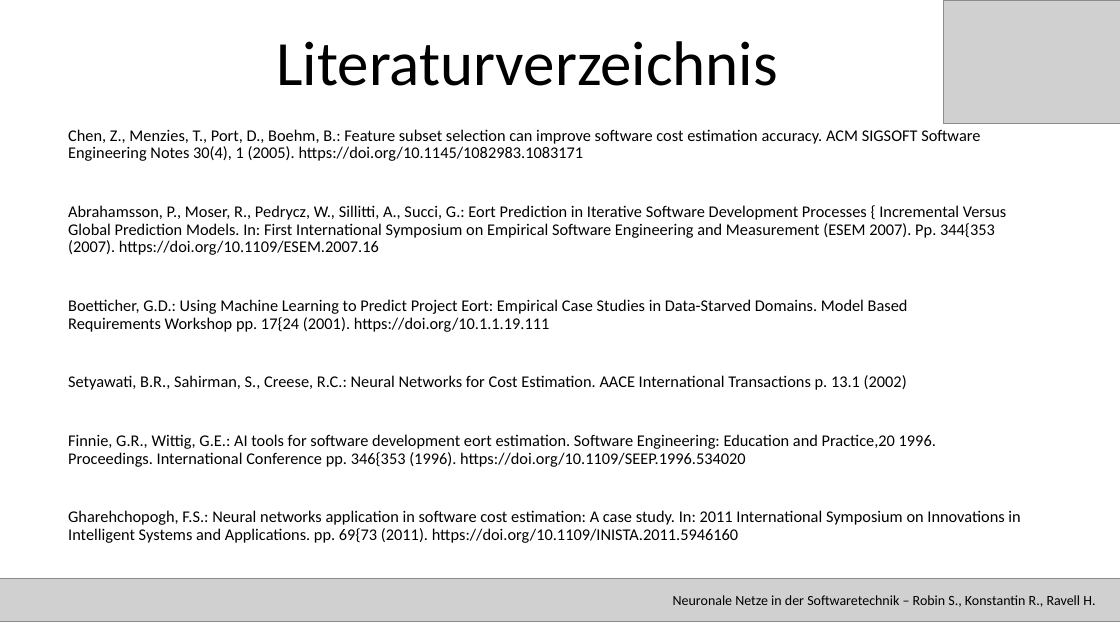
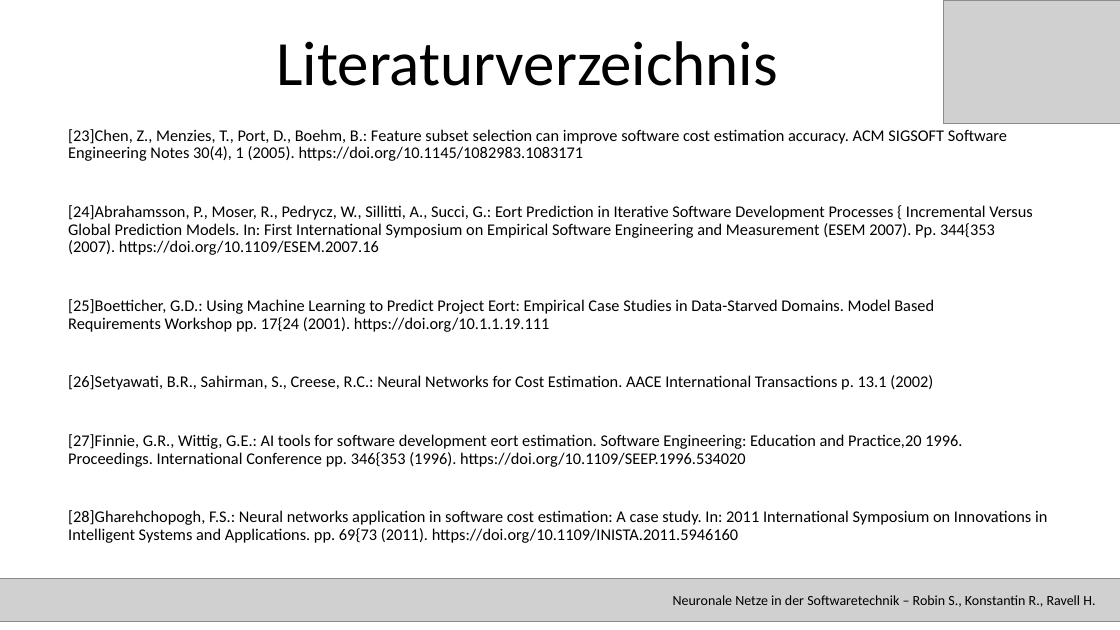
Before and after one commit to RavellHeerdegen/SATElite, a slide deck: slide 40 of SATPräsiMitBezeichnerUndRefs.pptx (slide 39 before the commit). Drawn at 1120x630 pixels with LibreOffice and Linux fonts; fonts in the diff are those of the drawing; grey boxes stand for pictures. Boxes give left, top, right and bottom in pixels: in the first picture for what was removed or moved away, otherwise in the second. Text is boxed around its words. In the diff, an @@ line names an element or a change of style, - is before the commit and + after.

Commit message:
updated git project

```diff
--- a/SATPräsiMitBezeichnerUndRefs.pptx
+++ b/SATPräsiMitBezeichnerUndRefs.pptx
@@ subtitle at [68, 129, 1047, 543]: text changed @@
-Chen, Z., Menzies, T., Port, D., Boehm, B.: Feature subset selection can improve software cost estimation accuracy. ACM SIGSOFT Software Engineering Notes 30(4), 1 (2005). https://doi.org/10.1145/1082983.1083171
-Abrahamsson, P., Moser, R., Pedrycz, W., Sillitti, A., Succi, G.: Eort Prediction in Iterative Software Development Processes { Incremental Versus Global Prediction Models. In: First International Symposium on Empirical Software Engineering and Measurement (ESEM 2007). Pp. 344{353 (2007). https://doi.org/10.1109/ESEM.2007.16
-Boetticher, G.D.: Using Machine Learning to Predict Project Eort: Empirical Case Studies in Data-Starved Domains. Model Based Requirements Workshop pp. 17{24 (2001). https://doi.org/10.1.1.19.111
-Setyawati, B.R., Sahirman, S., Creese, R.C.: Neural Networks for Cost Estimation. AACE International Transactions p. 13.1 (2002)
-Finnie, G.R., Wittig, G.E.: AI tools for software development eort estimation. Software Engineering: Education and Practice,20 1996. Proceedings. International Conference pp. 346{353 (1996). https://doi.org/10.1109/SEEP.1996.534020
-Gharehchopogh, F.S.: Neural networks application in software cost estimation: A case study. In: 2011 International Symposium on Innovations in Intelligent Systems and Applications. pp. 69{73 (2011). https://doi.org/10.1109/INISTA.2011.5946160
+[23]Chen, Z., Menzies, T., Port, D., Boehm, B.: Feature subset selection can improve software cost estimation accuracy. ACM SIGSOFT Software Engineering Notes 30(4), 1 (2005). https://doi.org/10.1145/1082983.1083171
+[24]Abrahamsson, P., Moser, R., Pedrycz, W., Sillitti, A., Succi, G.: Eort Prediction in Iterative Software Development Processes { Incremental Versus Global Prediction Models. In: First International Symposium on Empirical Software Engineering and Measurement (ESEM 2007). Pp. 344{353 (2007). https://doi.org/10.1109/ESEM.2007.16
+[25]Boetticher, G.D.: Using Machine Learning to Predict Project Eort: Empirical Case Studies in Data-Starved Domains. Model Based Requirements Workshop pp. 17{24 (2001). https://doi.org/10.1.1.19.111
+[26]Setyawati, B.R., Sahirman, S., Creese, R.C.: Neural Networks for Cost Estimation. AACE International Transactions p. 13.1 (2002)
+[27]Finnie, G.R., Wittig, G.E.: AI tools for software development eort estimation. Software Engineering: Education and Practice,20 1996. Proceedings. International Conference pp. 346{353 (1996). https://doi.org/10.1109/SEEP.1996.534020
+[28]Gharehchopogh, F.S.: Neural networks application in software cost estimation: A case study. In: 2011 International Symposium on Innovations in Intelligent Systems and Applications. pp. 69{73 (2011). https://doi.org/10.1109/INISTA.2011.5946160
```
Also in this commit, not shown: 16 other slides changed, 1 slide added.
